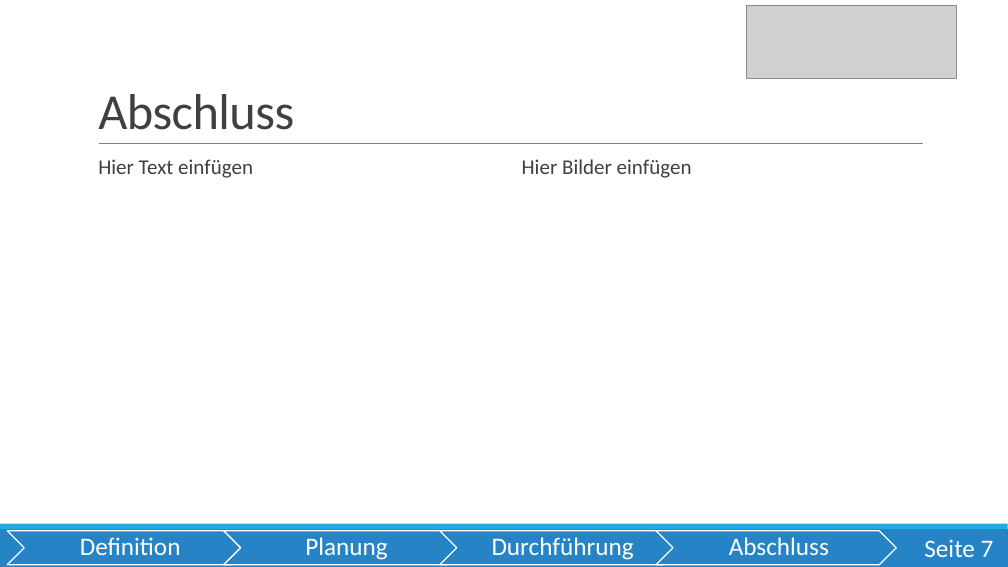
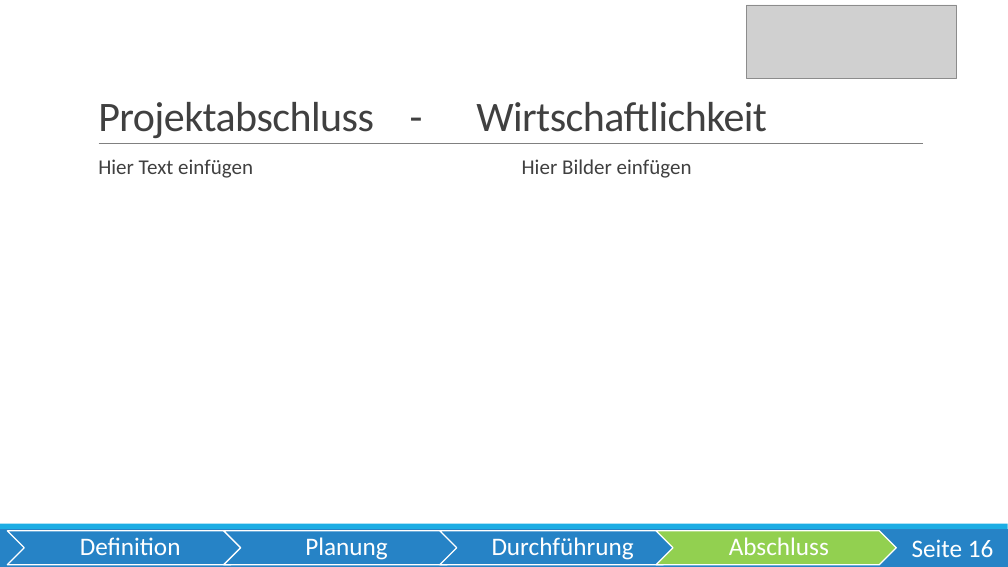
Before and after one commit to OberstufenprojektVOIP/OSP_VOIP, a slide deck: slide 16 of Pr-sentation/Präsentation VoIP Echt.pptx (slide 7 before the commit). Drawn at 1008x567 pixels with LibreOffice and Linux fonts; fonts in the diff are those of the drawing; grey boxes stand for pictures. Boxes give left, top, right and bottom in pixels: in the first picture for what was removed or moved away, otherwise in the second. Text is boxed around its words. In the diff, an @@ line names an element or a change of style, - is before the commit and + after.

```diff
--- a/Pr-sentation/Präsentation VoIP Echt.pptx
+++ b/Pr-sentation/Präsentation VoIP Echt.pptx
@@ title at [98, 102, 767, 138]: text changed; size 48 to 40 pt @@
-Abschluss
+Projektabschluss - Wirtschaftlichkeit
@@ chevron at [656, 531, 897, 565]: fill #2683C6 to #92D050 @@
@@ page number at [912, 539, 994, 557]: text changed @@
-Seite 7
+Seite 16
```
Also in this commit, not shown: 7 other slides changed, 10 slides added, 1 slide removed.
